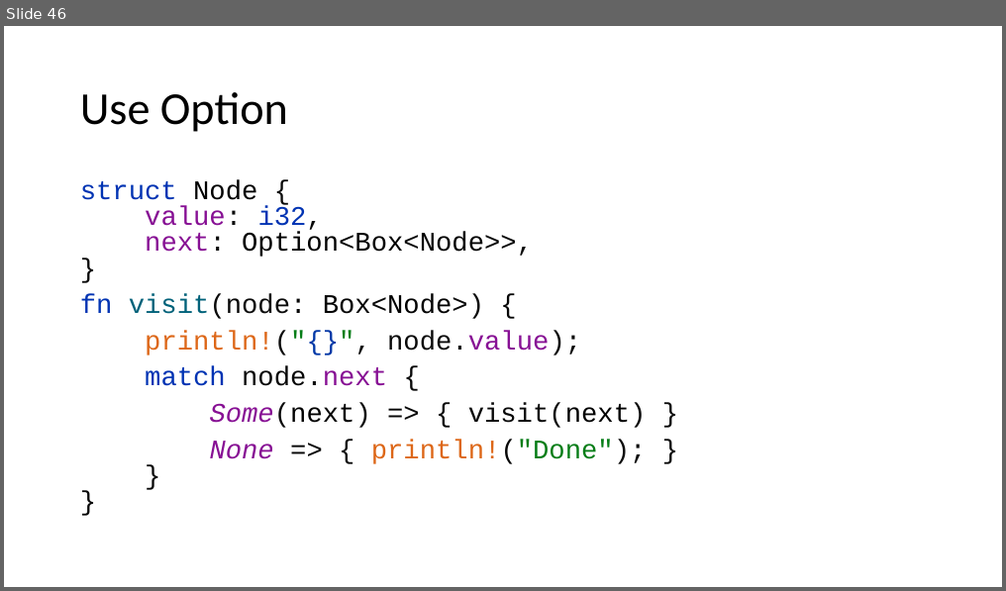
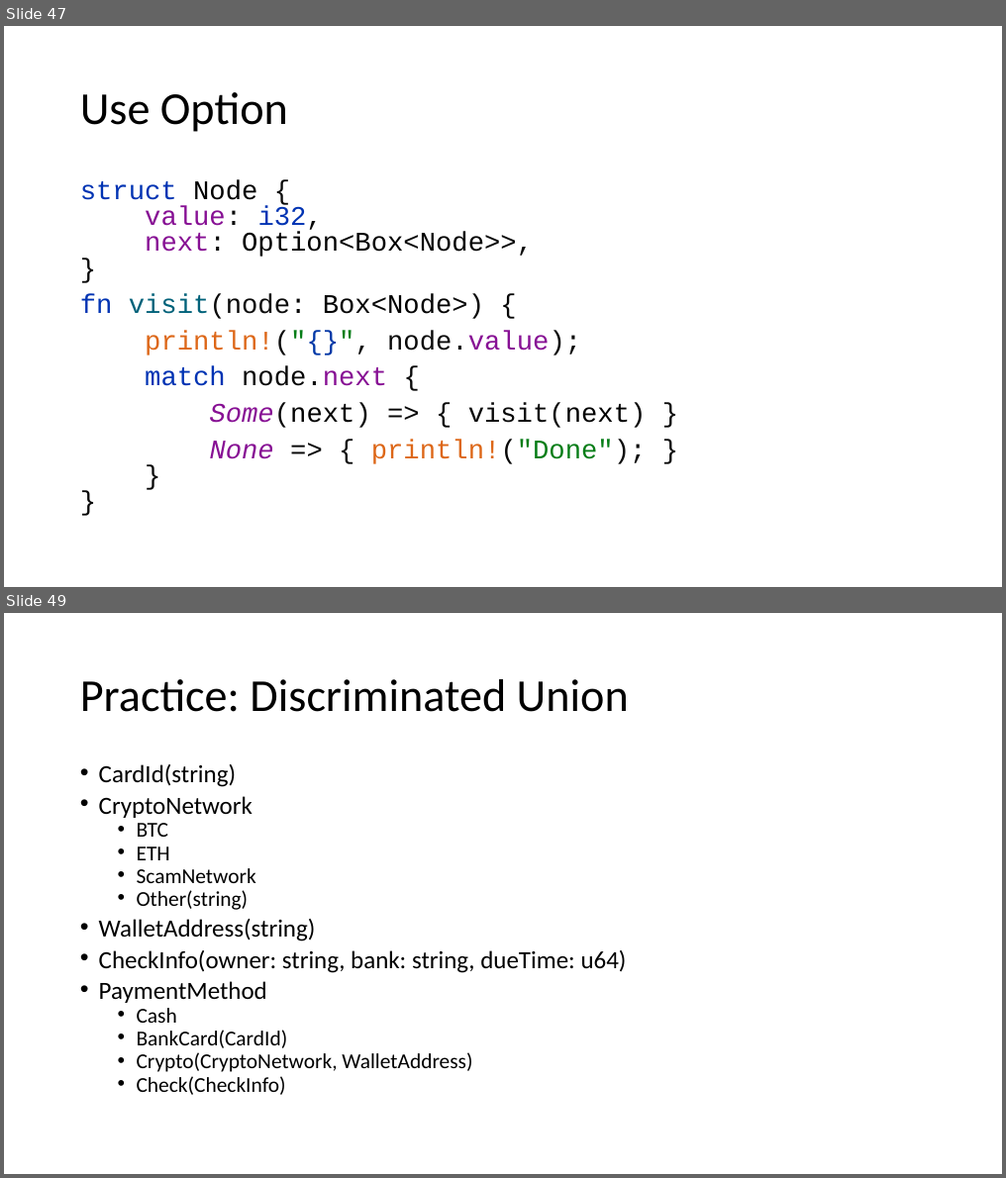
Before and after one commit to kugushev/course-rust-basics, a slide deck: pres/06-FP.pptx. Shown one above the other, each under a label of ours: slide 46 before the commit, slides 47 and 49 after it; the slides between them are not shown. The pictures are 1006x591 and 1006x1178 pixels, drawn with LibreOffice and Linux fonts; fonts in the diff are those of the drawing. Boxes give left, top, right and bottom in pixels: in the first picture for what was removed or moved away, otherwise in the second. Text is boxed around its words. In the diff, an @@ line names an element or a change of style, - is before the commit and + after.

```diff
--- a/pres/06-FP.pptx
+++ b/pres/06-FP.pptx
@@ slide 49 added at bbox=[4, 613, 1002, 1174], background #FFFFFF @@
@@ title added at bbox=[80, 679, 629, 712], 44 pt, text #000000 @@
+Practice: Discriminated Union
@@ text added at bbox=[99, 764, 627, 1095], 23.8 pt, text #000000 @@
+• CardId(string)
+• CryptoNetwork
+  • BTC
+  • ETH
+  • ScamNetwork
+  • Other(string)
+• WalletAddress(string)
+• CheckInfo(owner: string, bank: string, dueTime: u64)
+• PaymentMethod
+  • Cash
+  • BankCard(CardId)
+  • Crypto(CryptoNetwork, WalletAddress)
+  • Check(CheckInfo)
@@ what was slide 46 is now slide 47 @@
```
Also in this commit, not shown: 2 other slides added, 1 slide removed, 3 other files.
